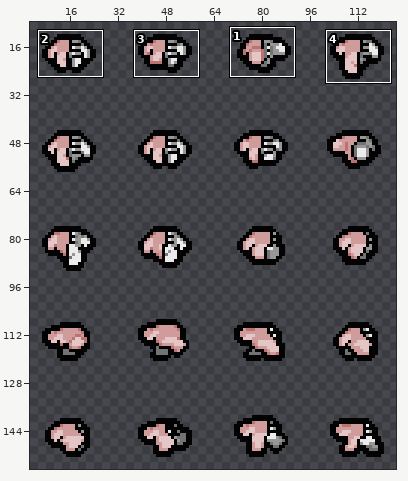
A sprite sheet gets an edit: resources/gfx/monsters/gobbo_and_sho/gobbo_body.png. The picture above shows the old version from afar; the outline marks the close-up.
Close-up. Before the edit:
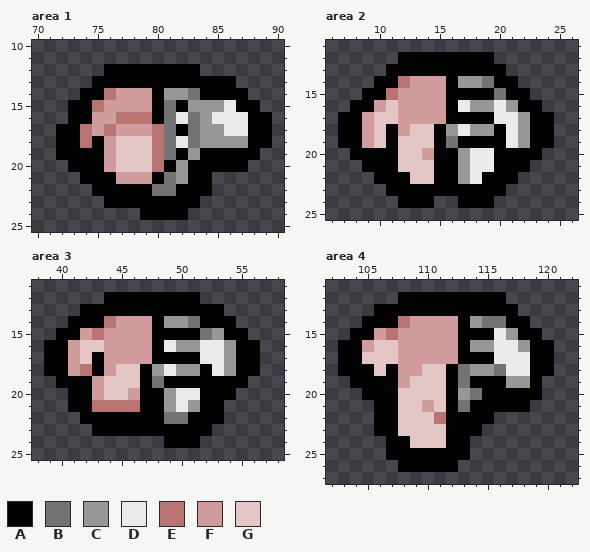
The file is 128x160 pixels. Colours within 5 levels of each other are drawn and written as one. Shown: area 1: x 70..90, y 10..25; area 2: x 6..26, y 11..25; area 3: x 38..58, y 11..25; area 4: x 102..122, y 11..27. The wide view leaves out empty margins. The commit also changed other parts of the picture, which this record leaves out.
Palette (. is transparent): A #030303  B #737373  C #979797  D #ebebeb  E #b97371  F #cf9c9b  G #e3c6c5
Pixels before, area 1, first column x 72:
12 ....AAAAAAAA......
13 ...AAAAAAAAAAAA...
14 ..AAEFFFACCBAAAA..
15 .AAEFFFFABACCCDAA.
16 .AAFFEEEABDBCDDDAA
17 AAEFEFFFEBABCCDDAA
18 AAEAFGGGEBDBCCCCAA
19 AAAAFGGGEBACAAAAA.
20 .AAAFGGGEACAAAAA..
21 ..AAAFFFABCAA.....
22 ...AAAAABBAAA.....
23 ....AAAAAAAA......
24 .......AAAA.......
Pixels before, area 2, first column x 7:
12 .....AAAAAAAA.....
13 ....AAAAAAAAAA....
14 ...AAEFFFACCBAA...
15 ..AAEFFFFAAAABAA..
16 .AAFGFFFFADCCDCAA.
17 AAFGGFFFFAAAADDCAA
18 AAFGAFGGACDCCADCAA
19 AAFGAGGGABAAAADCAA
20 .AAAAGGFAACDDAAAA.
21 ..AAAGGGAACDDAAA..
22 ...AAAGGAACDAAA...
23 ....AAAAAAAAAA....
24 .....AAA..AAA.....
Pixels before, area 3, first column x 39:
12 .....AAAAAAAA.....
13 ...AAAAAAAAAAAA...
14 ..AAAEFFFACCBAAA..
15 .AAFEFFFFAAAABCAA.
16 AAFGGFFFFADCCDDCAA
17 AAFGAFFFFAAAADDCAA
18 AAFEAFGGACDCCADCAA
19 .AAAFGGGABAAAAAAA.
20 ..AAFGGFAACDDAAA..
21 ..AAEEEEAACDCAA...
22 ...AAAAAAABBAAA...
23 ....AAAAAAAAAA....
24 ..........AAA.....
Pixels before, area 4, first column x 103:
12 .....AAAAAAAAA....
13 ...AAAAAAAAAAAA...
14 ..AAAEFFFFACBBAA..
15 .AAFEFFFFFAAADCAA.
16 AAFGGFFFFFACCDDCAA
17 AAGGGFFFFFAAADDDAA
18 AAAGAFFGGABCCBDDAA
19 .AAAAFGGGABAAACCA.
20 ..AAAGGGGACBAAAAA.
21 ...AAGGFGABAAAAA..
22 ...AAGGGEAAAA.....
23 ...AAGGGGAAA......
24 ....AAGGGAA.......
25 ....AAAAAAA.......
26 .....AAAAA........
Once edited:
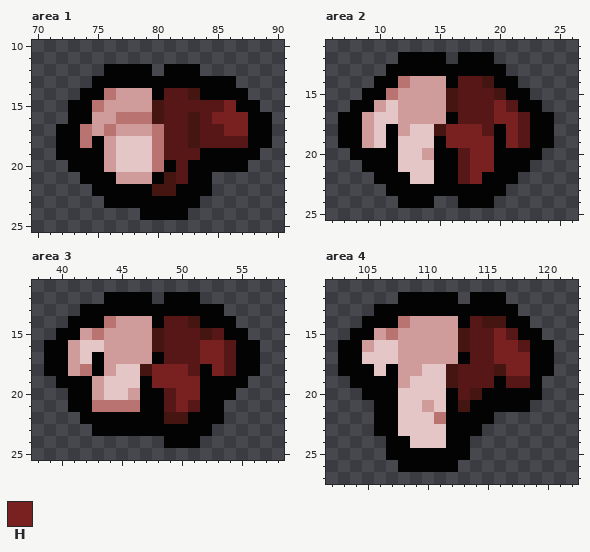
Colours new in this view: H #792020
What changed:
colour B: #737373 -> #441511
colour C: #979797 -> #571717
Area 1:
y 12: x 80 A -> .
y 15: x 80..82 ABA -> BCC; x 86 D -> H
y 16: x 80..82 ABD -> BCC; x 85..87 DDD -> HHH
y 17: x 81..82 BA -> CC; x 86..87 DD -> HH
y 18: x 81..82 BD -> CC
y 19: x 81..82 BA -> CC
Area 2:
y 12: x 16 A -> .
y 15: x 16..19 AAAA -> BCCC
y 16: x 16..17 AD -> BC; x 20 D -> H
y 17: x 17..21 AAADD -> CCCHH
y 18: x 15..18 ACDC -> BHHH; x 21 D -> H
y 19: x 16..19 BAAA -> HHHH; x 21 D -> H
y 20..21: x 18..19 DD -> HH
y 22: x 18 D -> H
Area 3:
y 12: x 48 A -> .
y 15: x 48..51 AAAA -> BCCC
y 16: x 48..49 AD -> BC; x 52..53 DD -> HH
y 17: x 49..53 AAADD -> CCCHH
y 18: x 47..50 ACDC -> BHHH; x 53 D -> H
y 19: x 48..51 BAAA -> HHHH
y 20: x 50..51 DD -> HH
y 21: x 50 D -> H
Area 4:
y 12: x 113 A -> .
y 15: x 113..116 AAAD -> BCCH
y 16: x 113 A -> B; x 116..117 DD -> HH
y 17: x 114..118 AADDD -> CCHHH
y 18: x 112..113 AB -> BC; x 117..118 DD -> HH
y 19: x 112..115 ABAA -> BCCC
Where, in picture pixels (left, top, right, bottom), the same in both close-ups:
changed: (152, 64, 248, 196)
changed: (434, 52, 530, 184)
changed: (140, 292, 236, 424)
changed: (446, 292, 530, 412)
